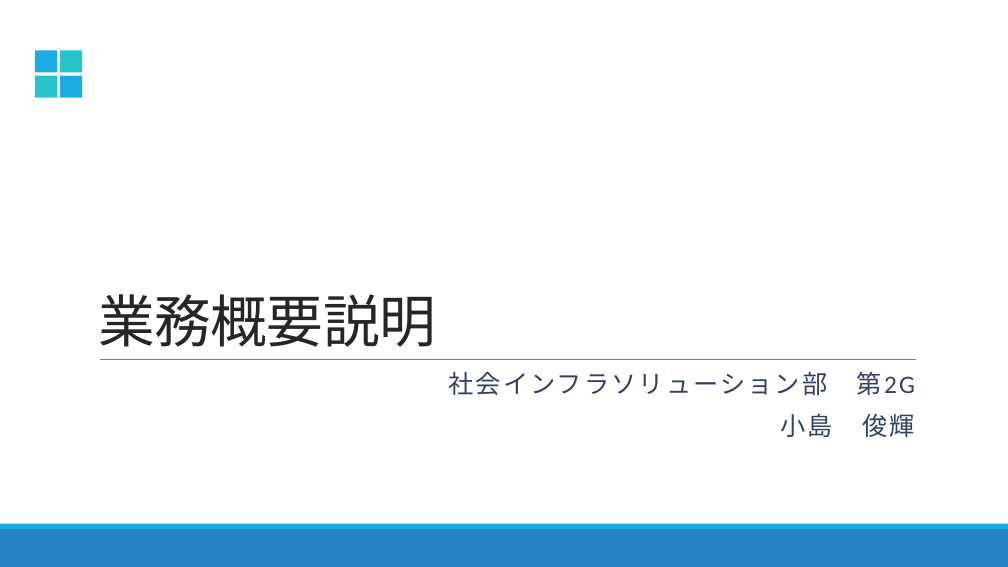
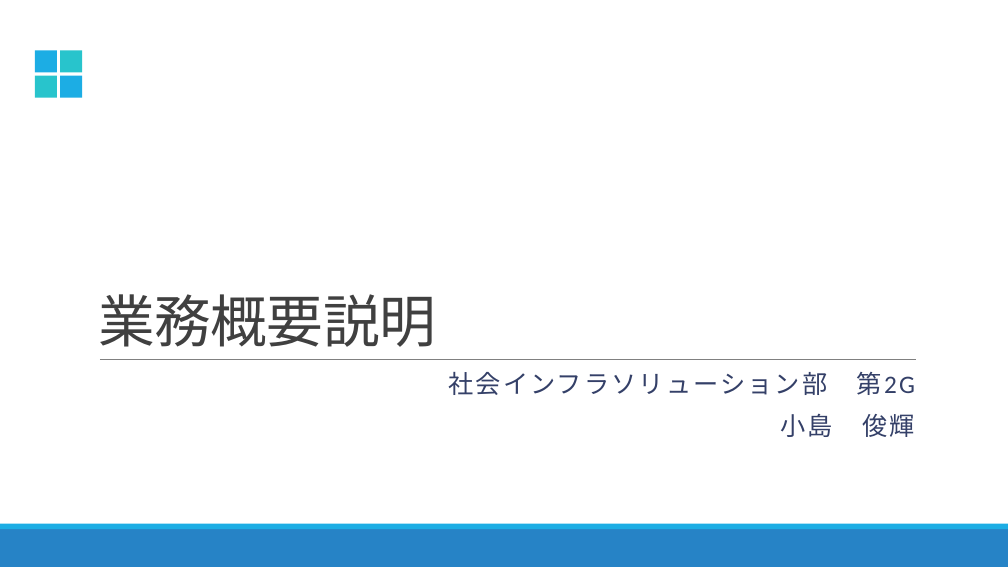
Before and after one commit to frisk1995/excels, a slide deck: slide 1 of sample.pptx. Drawn at 1008x567 pixels with LibreOffice and Linux fonts; fonts in the diff are those of the drawing. Boxes give left, top, right and bottom in pixels: in the first picture for what was removed or moved away, otherwise in the second. Text is boxed around its words. In the diff, an @@ line names an element or a change of style, - is before the commit and + after.

```diff
--- a/sample.pptx
+++ b/sample.pptx
@@ title "業務概要説明" at box(98, 294, 436, 347): text colour #262626 to #404040 @@
```
Also in this commit, not shown: 7 other slides changed, 10 slides added, 1 slide removed.
